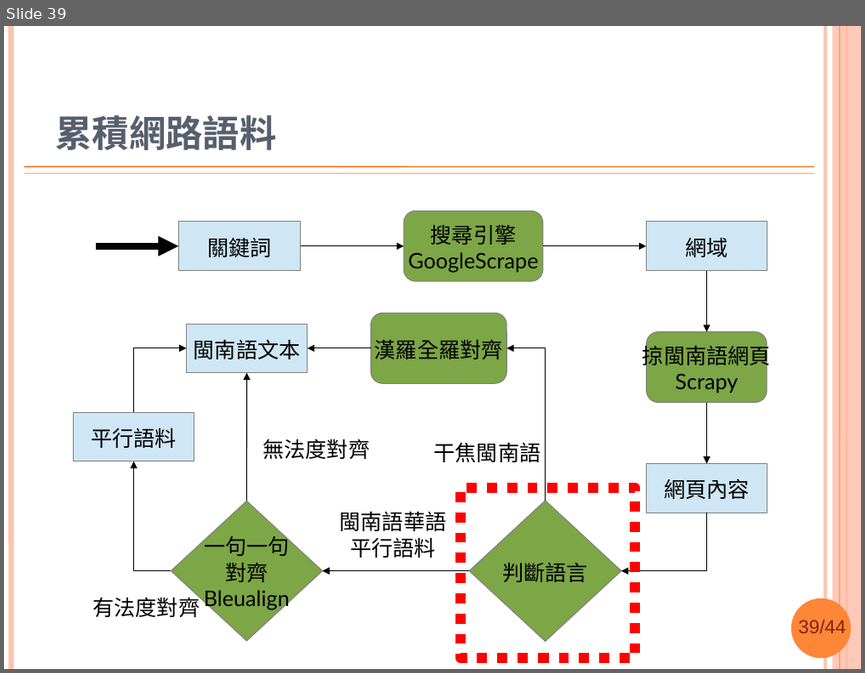
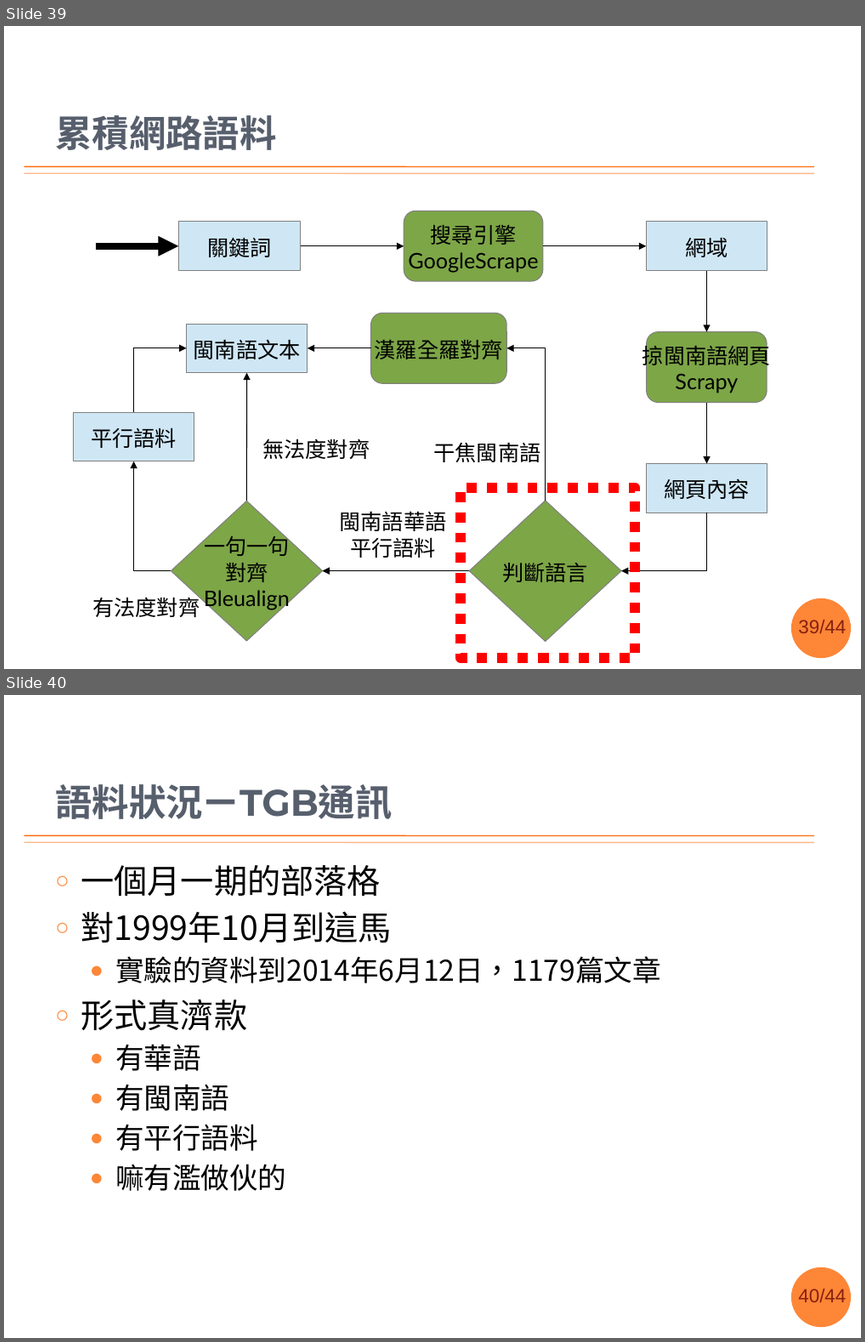
Before and after one commit to sih4sing5hong5/po3-ko3_tau5-iann2-phinn3, a slide deck: 翻譯報告.pptx. Shown one above the other, each under a label of ours: slide 39 before the commit, slides 39 and 40 after it. The pictures are 865x673 and 865x1342 pixels, drawn with LibreOffice and Linux fonts; fonts in the diff are those of the drawing; background and template pictures are left out. Boxes give left, top, right and bottom in pixels: in the first picture for what was removed or moved away, otherwise in the second. Text is boxed around its words. In the diff, an @@ line names an element or a change of style, - is before the commit and + after.

```diff
--- a/翻譯報告.pptx
+++ b/翻譯報告.pptx
@@ slide 40 added at bbox=[4, 695, 861, 1338], background #FFFFFF; not listed: 4 template elements that a slide beside it also shows @@
@@ title added at bbox=[55, 784, 392, 819], 31 pt, text #575F6D, bold @@
+語料狀況ㄧTGB通訊
@@ text added at bbox=[81, 865, 661, 1191], 24 pt, text #000000 @@
+○ 一個月一期的部落格
+○ 對1999年10月到這馬
+  ● 實驗的資料到2014年6月12日，1179篇文章
+○ 形式真濟款
+  ● 有華語
+  ● 有閩南語
+  ● 有平行語料
+  ● 嘛有濫做伙的
@@ slide 39 changed as well @@
@@ line removed from (11, 26) to (11, 669) @@
@@ line removed from (825, 26) to (825, 669) @@
@@ rectangle removed at bbox=[833, 26, 861, 669] @@
@@ line removed from (840, 26) to (840, 669) @@
@@ line removed from (846, 26) to (846, 669) @@
```
Also in this commit, not shown: 54 other slides changed, 2 other slides added, 5 slides removed.
